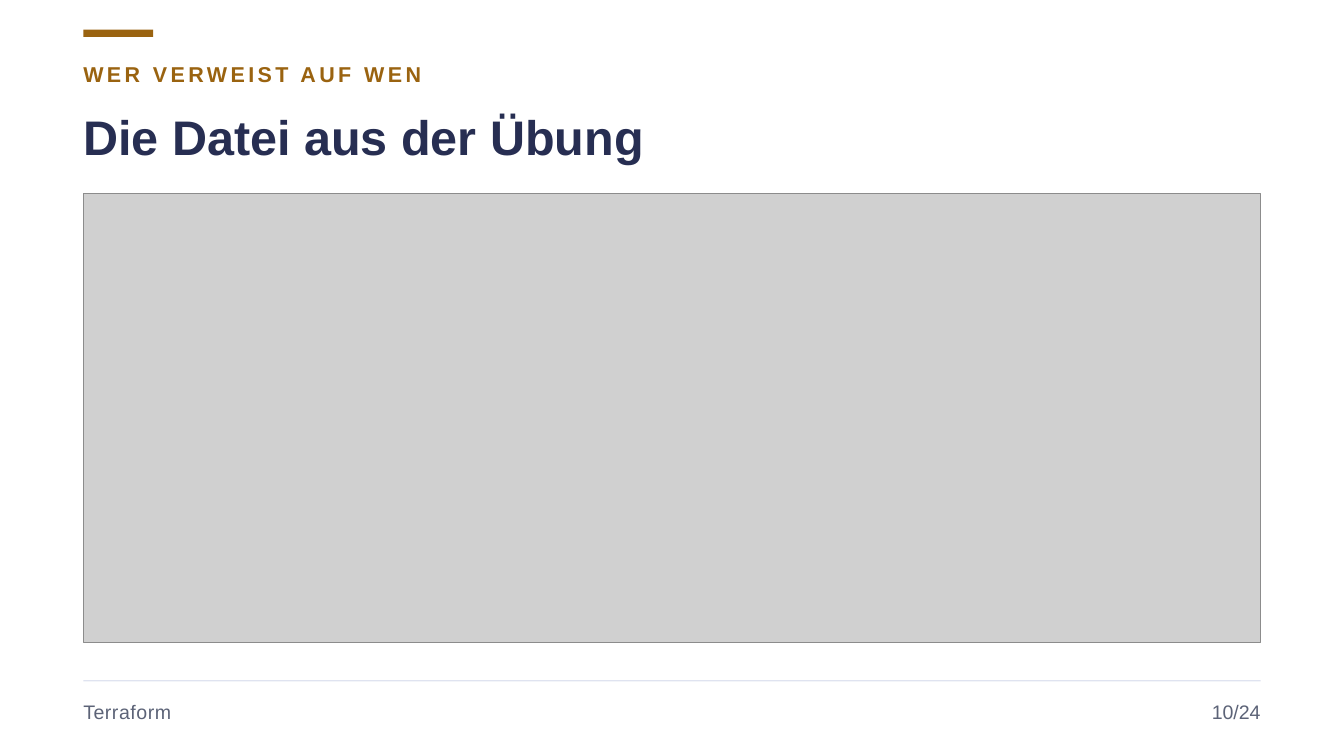
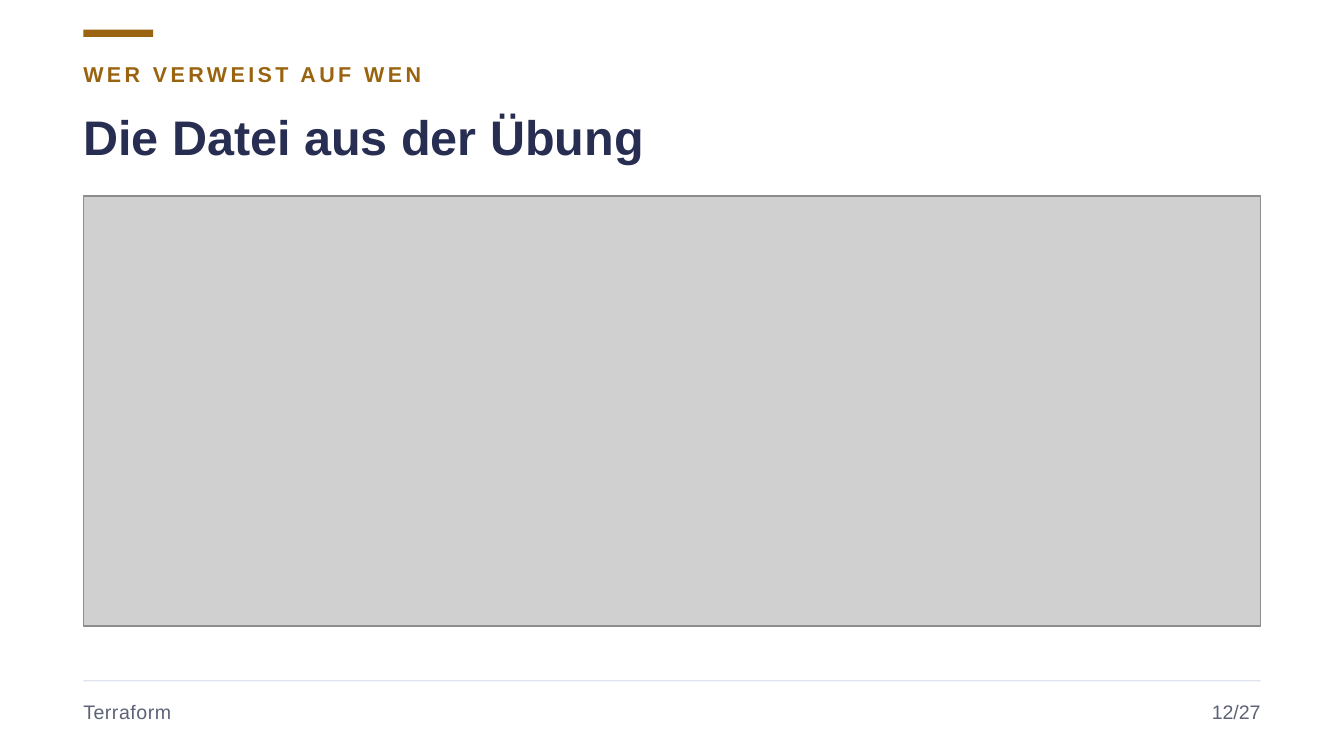
Before and after one commit to JacobMenge/kurs-unterlagen, a slide deck: slide 15 of folien/16-terraform.pptx (slide 13 before the commit). Drawn at 1344x756 pixels with LibreOffice and Linux fonts; fonts in the diff are those of the drawing; grey boxes stand for pictures. Boxes give left, top, right and bottom in pixels: in the first picture for what was removed or moved away, otherwise in the second. Text is boxed around its words. In the diff, an @@ line names an element or a change of style, - is before the commit and + after.

```diff
--- a/folien/16-terraform.pptx
+++ b/folien/16-terraform.pptx
@@ picture: place and size @@
-picture at [83,194,1261,642]
+picture at [83,196,1261,626]
@@ text at [1212,705,1261,719]: text changed @@
-10/24
+12/27
```
Also in this commit, not shown: 22 other slides changed, 4 slides added, 1 slide removed, 7 other files.
